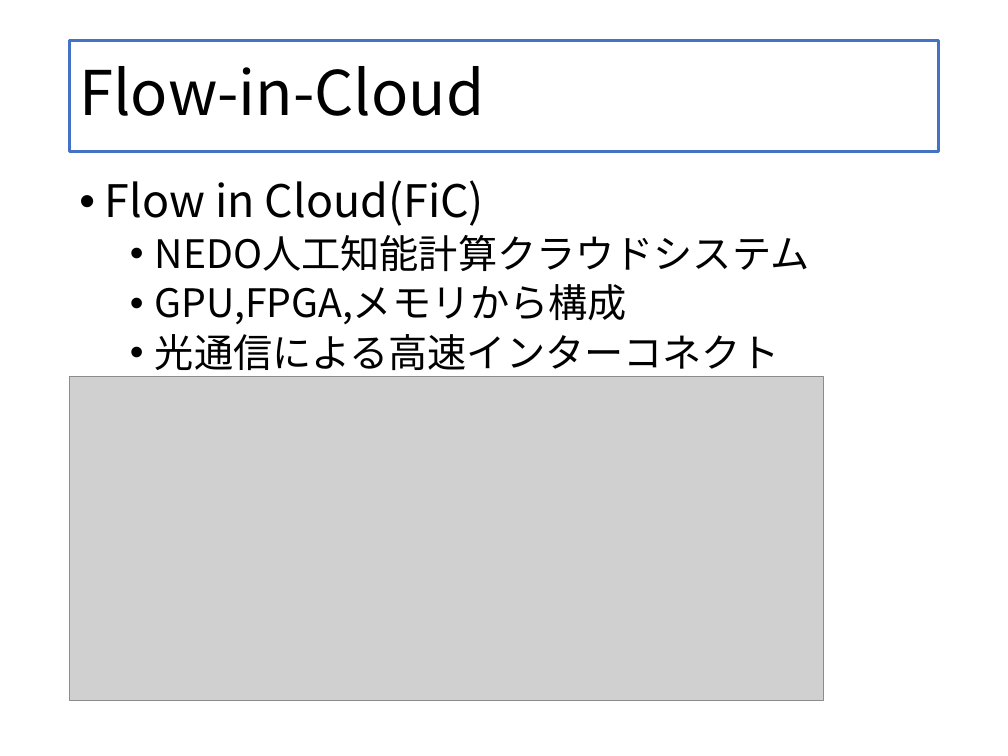
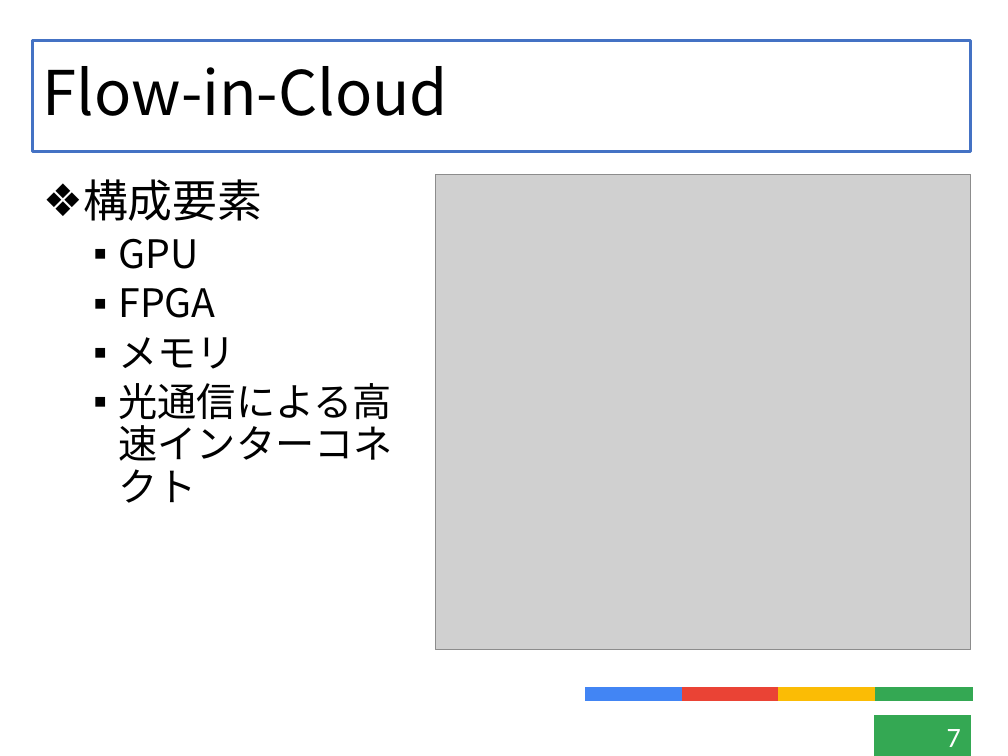
Before and after one commit to kensuke-iizuka/thesis, a slide deck: slide 7 of slide/graduate.pptx (slide 8 before the commit). Drawn at 1008x756 pixels with LibreOffice and Linux fonts; fonts in the diff are those of the drawing; grey boxes stand for pictures. Boxes give left, top, right and bottom in pixels: in the first picture for what was removed or moved away, otherwise in the second. Text is boxed around its words. In the diff, an @@ line names an element or a change of style, - is before the commit and + after.

Commit message:
Update slide and figures

```diff
--- a/slide/graduate.pptx
+++ b/slide/graduate.pptx
@@ title "Flow-in-Cloud": place and size @@
-title "Flow-in-Cloud" at bbox=[70, 40, 938, 151]
+title "Flow-in-Cloud" at bbox=[33, 40, 972, 151]
@@ text "構成要素": place and size @@
-text "構成要素" at bbox=[105, 180, 809, 378]
+text "構成要素" at bbox=[83, 179, 393, 503]
@@ text at bbox=[83, 179, 262, 369]: text changed @@
-• Flow in Cloud(FiC)
-  • NEDO人工知能計算クラウドシステム
-  • GPU,FPGA,メモリから構成
+❖ 構成要素
+  ▪ GPU
+  ▪ FPGA
+  ▪ メモリ
@@ picture added at bbox=[435, 174, 971, 650] @@
@@ picture removed at bbox=[70, 377, 824, 701] @@
@@ text at bbox=[119, 383, 393, 503]: bullet • to ▪ @@
@@ group added at bbox=[586, 688, 972, 701]: 4 rectangles @@
@@ page number added at bbox=[874, 716, 971, 756], fill #34A853, outline #34A853 0.75 pt, 20 pt, text #FFFFFF @@
+7
```
Also in this commit, not shown: 20 other slides changed, 2 slides added, 1 slide removed, 17 other files.
